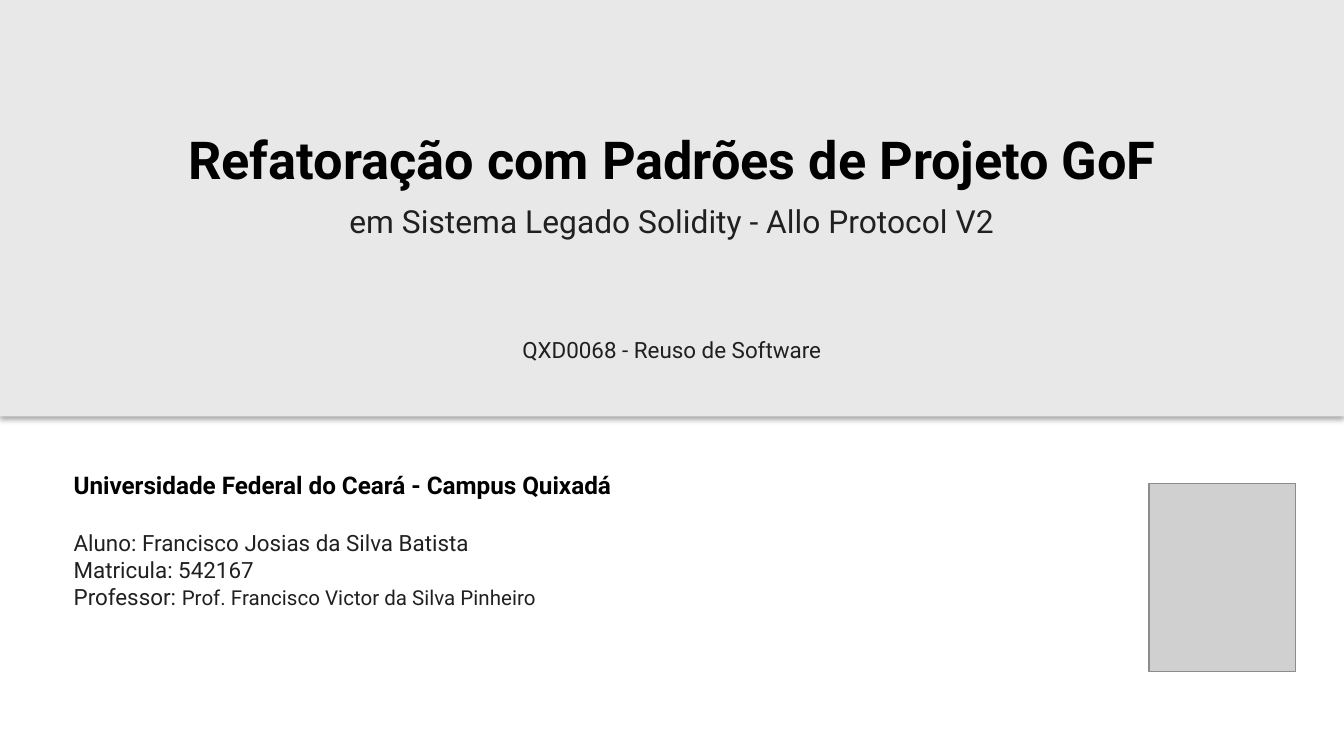
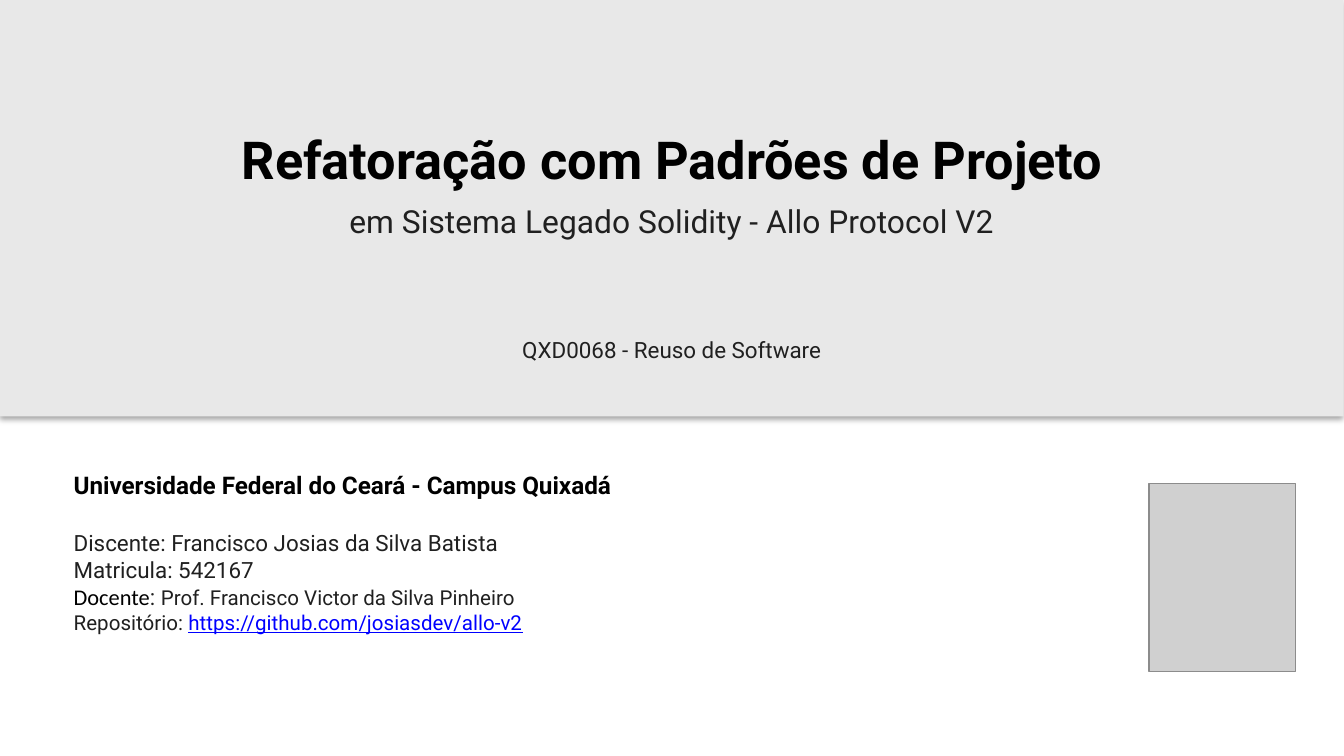
Before and after one commit to josiasdev/esufcqx, a slide deck: slide 1 of 10-semestre/reuso-software/Aula-18 - 14-10 - Apresentacao - do - trabalho 1 - refatoracao com padroes de projeto em sistema legado/Apresentacao_Allo_Protocol.pptx. Drawn at 1344x756 pixels with LibreOffice and Linux fonts; fonts in the diff are those of the drawing; grey boxes stand for pictures. Boxes give left, top, right and bottom in pixels: in the first picture for what was removed or moved away, otherwise in the second. Text is boxed around its words. In the diff, an @@ line names an element or a change of style, - is before the commit and + after.

```diff
--- a/10-semestre/reuso-software/Aula-18 - 14-10 - Apresentacao - do - trabalho 1 - refatoracao com padroes de projeto em sistema legado/Apresentacao_Allo_Protocol.pptx
+++ b/10-semestre/reuso-software/Aula-18 - 14-10 - Apresentacao - do - trabalho 1 - refatoracao com padroes de projeto em sistema legado/Apresentacao_Allo_Protocol.pptx
@@ text at (x1=242, y1=139, x2=1103, y2=191): text changed @@
-Refatoração com Padrões de Projeto GoF
+Refatoração com Padrões de Projeto
@@ text at (x1=74, y1=534, x2=522, y2=635): text changed; size 12 to 11 pt @@
-Aluno: Francisco Josias da Silva Batista
-Matricula: 542167
-Professor: Prof. Francisco Victor da Silva Pinheiro
+Discente: Francisco Josias da Silva Batista
+Matricula: 542167
+Docente: Prof. Francisco Victor da Silva Pinheiro
+Repositório: https://github.com/josiasdev/allo-v2
```
Also in this commit, not shown: 11 other slides changed, 8 slides added, 30 other files.
